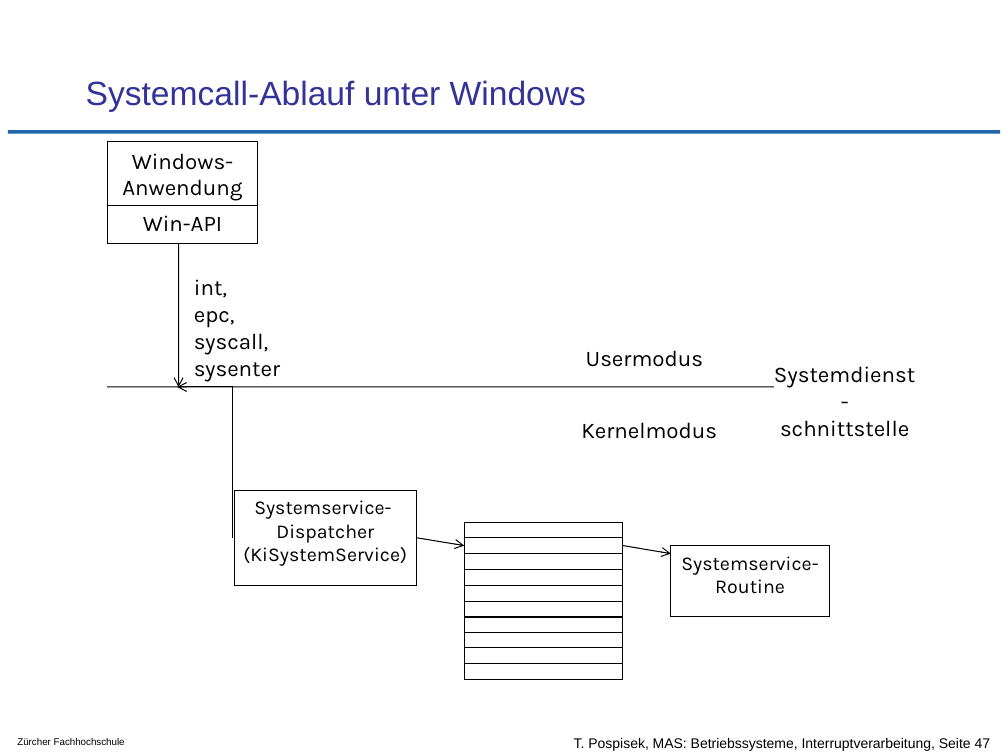
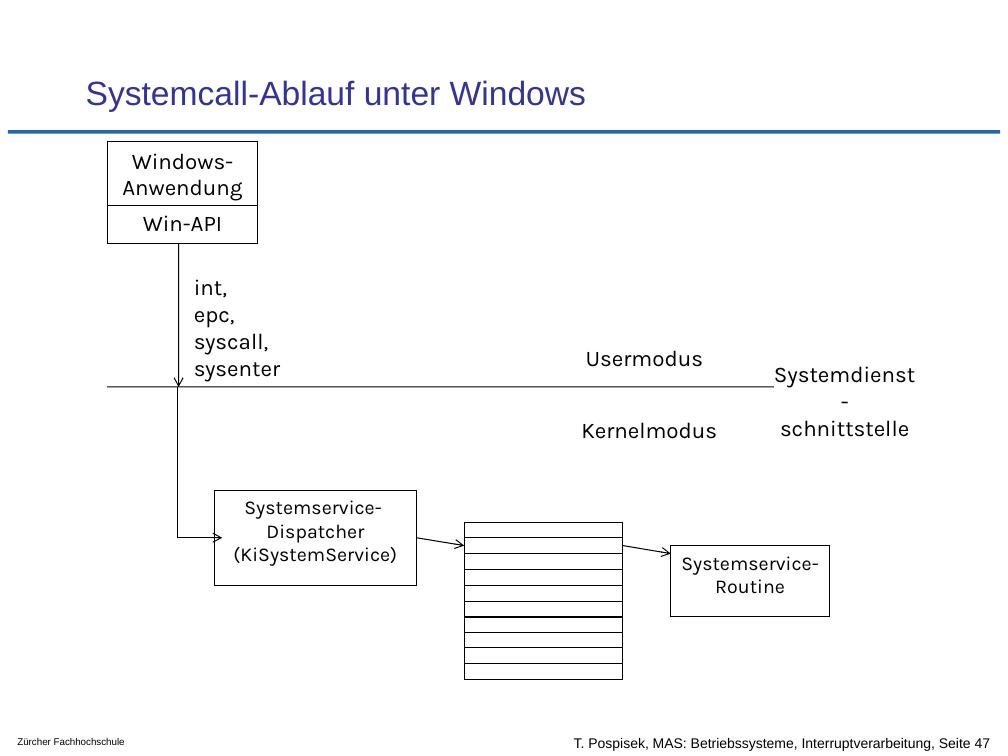
Before and after one commit to tpo/betriebssysteme, a slide deck: slide 47 of 04-3_Interruptverarbeitung_in_Betriebssystemen.odp. Drawn at 1008x756 pixels with LibreOffice and Linux fonts; fonts in the diff are those of the drawing; background and template pictures are left out. Boxes give left, top, right and bottom in pixels: in the first picture for what was removed or moved away, otherwise in the second. Text is boxed around its words. In the diff, an @@ line names an element or a change of style, - is before the commit and + after.

```diff
--- a/04-3_Interruptverarbeitung_in_Betriebssystemen.odp
+++ b/04-3_Interruptverarbeitung_in_Betriebssystemen.odp
@@ elbow arrow moved from (233, 537) - (177, 387) to (177, 387) - (222, 537) @@
@@ rectangle "Systemservice-": place and size @@
-rectangle "Systemservice-" at [234,490,416,585]
+rectangle "Systemservice-" at [215,490,417,585]
```
Also in this commit, not shown: 10 other slides changed.
